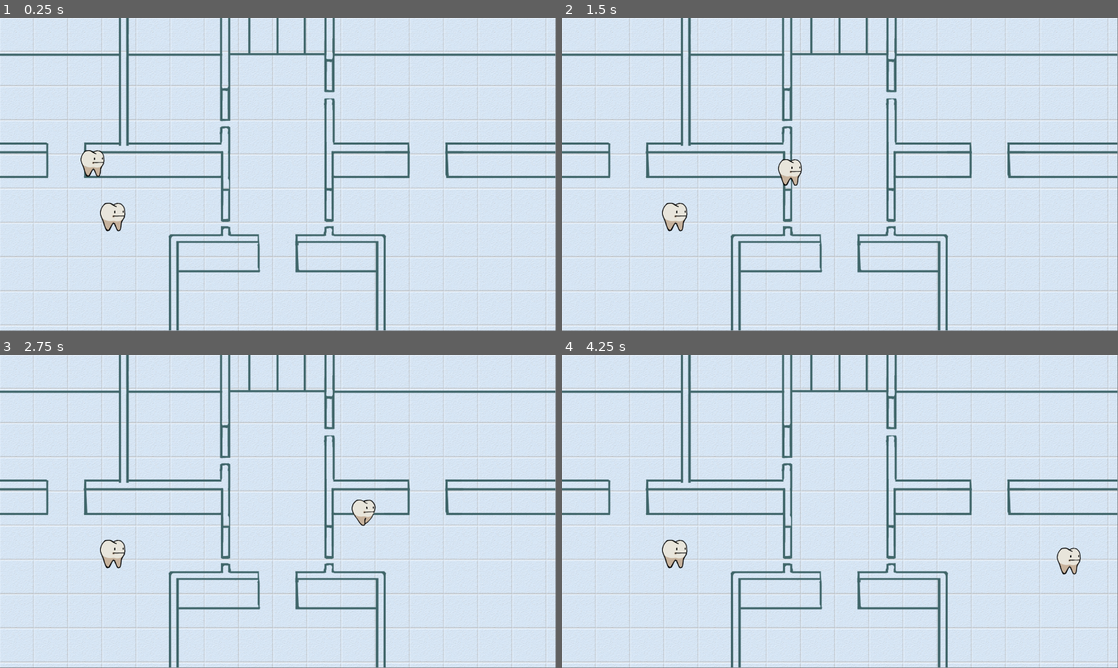
Above: before the commit, frames 1-4 (two rows, left to right).
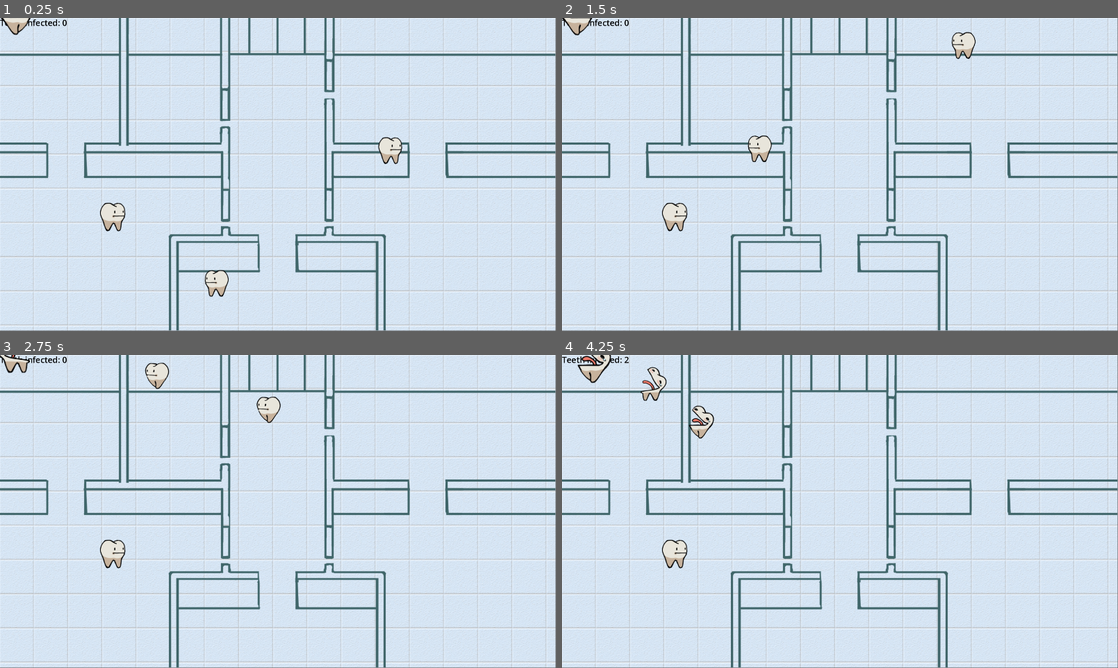
Above: after the commit, the same moments.

Repository: Mapachana/GlobalGameJam2024
Game: Godot game, scene res://escenas/main.tscn
The game is run twice, just before and just after one commit, with the same random seed, the same clock (stepped at 60 frames per second) and the same inputs. This scene is started directly instead of the project's main scene.
Inputs (mouse positions are in pixels of both pictures, inside the frame that each line leads up to):
- Up to frame 1 (0.25 s): no input
- Up to frame 2 (1.5 s): move the mouse to (962, 158) at 0.52 s; press the mouse at (962, 158) at 0.53 s; release the mouse at (962, 158) at 1.25 s; drag from (728, 190) to (812, 237) at 1.27 s
- Up to frame 3 (2.75 s): move the mouse to (333, 442) at 2.02 s; press the mouse at (333, 442) at 2.03 s
- Up to frame 4 (4.25 s): release the mouse at (895, 442) at 2.75 s; drag from (812, 574) to (673, 464) at 2.77 s; move the mouse to (1006, 558) at 3.52 s; press the mouse at (1006, 558) at 3.53 s

The runs differ from the first frame. In frame 1, 1.0% of the frame differs, in the area x 0-73%, y 0-90%; in frame 2, 1.0%; in frame 3, 0.9%; in frame 4, 1.1%, in the area x 0-94%, y 0-71%.

Commit message:
Arreglo autoload

Diff:
--- a/default/defecto.gd
+++ b/default/defecto.gd
@@ -1,3 +1,48 @@
 extends Node
 
 var debug=true
+
+var current_scene = null
+
+var puntuacion = 0
+
+signal sumarpunto(punt)
+
+func _ready():
+	var root = get_tree().root
+	current_scene = root.get_child(root.get_child_count() - 1)
+
+func sumar_puntuacion():
+	print("SUMOOOOOOOOOOOOOOO")
+	puntuacion += 1
+	sumarpunto.emit(puntuacion)
+	get_tree().call_group("ventana", "mostrar_puntuacion", puntuacion)
+
+func goto_scene(path):
+	# This function will usually be called from a signal callback,
+	# or some other function in the current scene.
+	# Deleting the current scene at this point is
+	# a bad idea, because it may still be executing code.
+	# This will result in a crash or unexpected behavior.
+
+	# The solution is to defer the load to a later time, when
+	# we can be sure that no code from the current scene is running:
+	call_deferred("_deferred_goto_scene", path)
+
+
+
+func _deferred_goto_scene(path):
+	# It is now safe to remove the current scene.
+	current_scene.free()
+
+	# Load the new scene.
+	var s = ResourceLoader.load(path)
+
+	# Instance the new scene.
+	current_scene = s.instantiate()
+
+	# Add it to the active scene, as child of root.
+	get_tree().root.add_child(current_scene)
+
+	# Optionally, to make it compatible with the SceneTree.change_scene_to_file() API.
+	get_tree().current_scene = current_scene
--- a/escenas/main.gd
+++ b/escenas/main.gd
@@ -1,11 +1,8 @@
 extends Node2D
 
-var puntuacion
-
+signal sumarpunto
 # Called when the node enters the scene tree for the first time.
 func _ready():
-
-	puntuacion = 0
 
 	add_to_group("ventana")
 	pass # Replace with function body.
@@ -15,9 +12,11 @@
 func _process(delta):
 	pass
 
-func subir_puntuacion():
-	print("SUBO UN PUNTO")
-	puntuacion += 1
-	print(puntuacion)
-	var puntos_pantalla = "Teeth infected: %s"%puntuacion
+func mostrar_puntuacion(punt):
+	var puntos_pantalla = "Teeth infected: %s"%punt
 	$Control/Label.text = puntos_pantalla
+
+
+func _on_sumarpunto():
+	print("HA llamado")
+	mostrar_puntuacion(Globales.puntuacion)
--- a/escenas/main.tscn
+++ b/escenas/main.tscn
@@ -1,11 +1,18 @@
-[gd_scene load_steps=4 format=3 uid="uid://bkyiibuhic5o3"]
+[gd_scene load_steps=5 format=3 uid="uid://bkyiibuhic5o3"]
 
 [ext_resource type="Script" path="res://escenas/main.gd" id="1_jk5rv"]
 [ext_resource type="Texture2D" uid="uid://dsdtvtn1s4s3m" path="res://graficos/FONDO_ensayo.jpg" id="2_sc0gf"]
 [ext_resource type="PackedScene" uid="uid://bfy0n0xf8xlch" path="res://escenas/personajes.tscn" id="3_jriv1"]
 
+[sub_resource type="Theme" id="Theme_g4vhq"]
+
 [node name="Node2D" type="Node2D"]
 script = ExtResource("1_jk5rv")
+
+[node name="Sprite2D" type="Sprite2D" parent="."]
+position = Vector2(767, 434)
+scale = Vector2(0.8, 0.8)
+texture = ExtResource("2_sc0gf")
 
 [node name="Control" type="Control" parent="."]
 layout_mode = 3
@@ -17,17 +24,27 @@
 layout_mode = 0
 offset_right = 189.0
 offset_bottom = 67.0
+theme = SubResource("Theme_g4vhq")
+theme_override_colors/font_color = Color(0, 0, 0, 1)
 theme_override_font_sizes/font_size = 23
 text = "Teeth infected: 0"
 
-[node name="Sprite2D" type="Sprite2D" parent="."]
-position = Vector2(767, 434)
-scale = Vector2(0.8, 0.8)
-texture = ExtResource("2_sc0gf")
+[node name="CharacterBody2D2" parent="." instance=ExtResource("3_jriv1")]
+position = Vector2(1055, 437.25)
+scale = Vector2(0.75, 0.75)
+puntos = PackedVector2Array(1168, 55, 500, 200, 4, 52, 900, 30)
+
+[node name="CharacterBody2D3" parent="." instance=ExtResource("3_jriv1")]
+position = Vector2(606.5, 806.25)
+scale = Vector2(0.75, 0.75)
+puntos = PackedVector2Array(570, 547, 500, 50, 100, 50)
 
 [node name="Camera2D" type="Camera2D" parent="."]
 position = Vector2(768, 435)
 
-[node name="CharacterBody2D" parent="Camera2D" instance=ExtResource("3_jriv1")]
-position = Vector2(-589, -39)
-scale = Vector2(0.75, 0.75)
+[node name="CharacterBody2D" parent="." instance=ExtResource("3_jriv1")]
+position = Vector2(52, 52)
+puntos = PackedVector2Array(52, 52, 100, 200, 800, 300, 0, 0)
+infectado = true
+
+[connection signal="sumarpunto" from="." to="." method="_on_sumarpunto"]
--- a/escenas/personajes.gd
+++ b/escenas/personajes.gd
@@ -17,8 +17,7 @@
 var puntos_vuelta
 var orientacion
 
-@onready var shaderdying = preload("res://graficos/muerto.gdshader")
-
+@onready var sombreador_muerte = preload("res://graficos/muerto.gdshader")
 
 
 func _ready():
@@ -85,10 +84,12 @@
 			temporizador += delta
 
 			if temporizador >= 8:
-				self.material.shader = shaderdying
+				$Sprite2D.material.shader=sombreador_muerte
+				#self.material.shader = shaderdying
 
 			if temporizador >= TIEMPO_MAX_INFECTADO:
 				muerto = true
+				$Sprite2D.material.shader=null
 				$AnimationPlayer.play("muerto")
 				#print("ME MUERO")
 
@@ -100,13 +101,13 @@
 		# Me infecto yo
 		#print("ME INFECTO")
 		infectado = true;
-		get_tree().call_group("ventana", "subir_puntuacion")
+		Globales.sumar_puntuacion()
 
 		# Si al infectarme yo hay otros cerca mia, los infecto
 		for bodies in $Area2D.get_overlapping_bodies(): #This one SHOULD get all the bodies in the area.
 			if bodies.is_in_group("personajes") and !bodies.infectado:
 				bodies.infectado = true;
-				get_tree().call_group("ventana", "subir_puntuacion")
+				Globales.sumar_puntuacion()
 
 # Dados los puntos de la ruta crea un array con la ruta de ida+vuelta
 func asignar_puntos_vuelta():
--- a/escenas/personajes.tscn
+++ b/escenas/personajes.tscn
@@ -1,10 +1,12 @@
-[gd_scene load_steps=12 format=3 uid="uid://bfy0n0xf8xlch"]
+[gd_scene load_steps=13 format=3 uid="uid://bfy0n0xf8xlch"]
 
 [ext_resource type="Script" path="res://escenas/personajes.gd" id="1_bsgrh"]
 [ext_resource type="Texture2D" uid="uid://chmcwn0q3txew" path="res://graficos/MuelaSpritesheet.png" id="2_hg1ia"]
 
 [sub_resource type="RectangleShape2D" id="RectangleShape2D_xm1st"]
 size = Vector2(77, 85.25)
+
+[sub_resource type="ShaderMaterial" id="ShaderMaterial_oxcd4"]
 
 [sub_resource type="Animation" id="Animation_q8wbv"]
 length = 0.001
@@ -112,6 +114,7 @@
 shape = SubResource("RectangleShape2D_xm1st")
 
 [node name="Sprite2D" type="Sprite2D" parent="."]
+material = SubResource("ShaderMaterial_oxcd4")
 texture = ExtResource("2_hg1ia")
 offset = Vector2(-70, -15)
 hframes = 2
